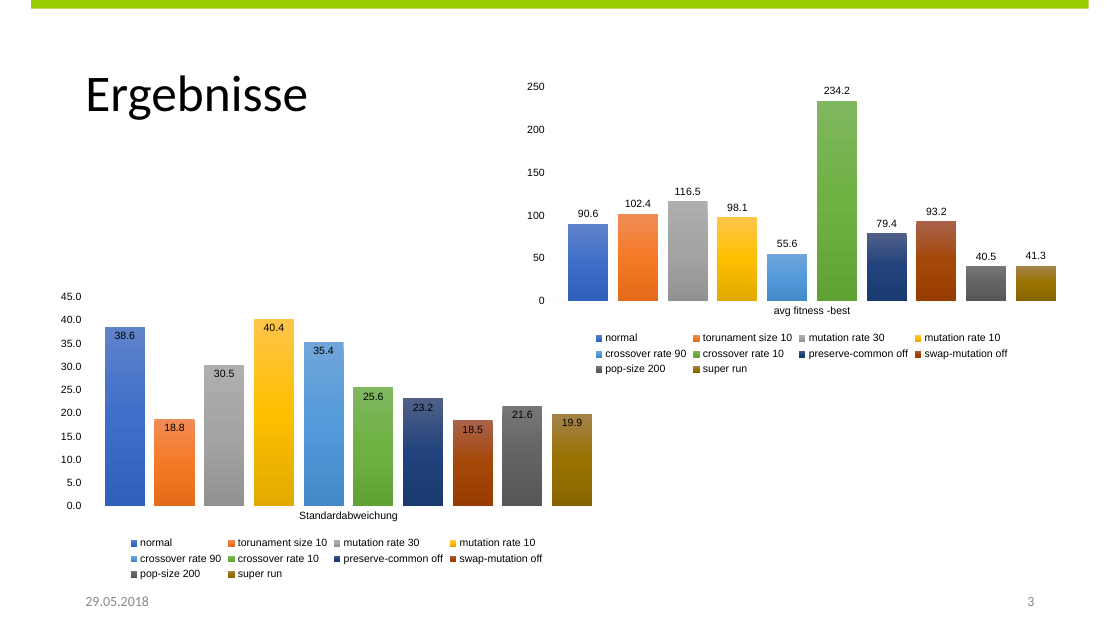
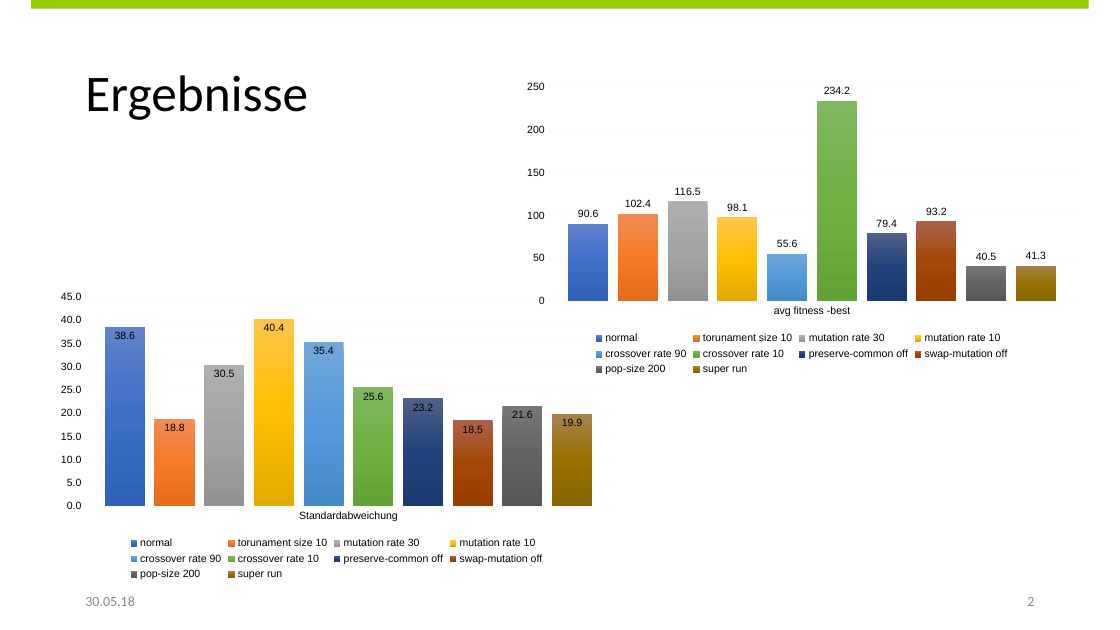
Before and after one commit to Shark919/Metaheuristiken, a slide deck: slide 3 of project/1_metaheuristiken/presentation.pptx (slide 4 before the commit). Drawn at 1120x630 pixels with LibreOffice and Linux fonts; fonts in the diff are those of the drawing. Boxes give left, top, right and bottom in pixels: in the first picture for what was removed or moved away, otherwise in the second. Text is boxed around its words. In the diff, an @@ line names an element or a change of style, - is before the commit and + after.

```diff
--- a/project/1_metaheuristiken/presentation.pptx
+++ b/project/1_metaheuristiken/presentation.pptx
@@ text at [85, 596, 135, 606]: text changed @@
-29.05.2018
+30.05.18
```
Also in this commit, not shown: 5 other slides changed, 3 other files.
